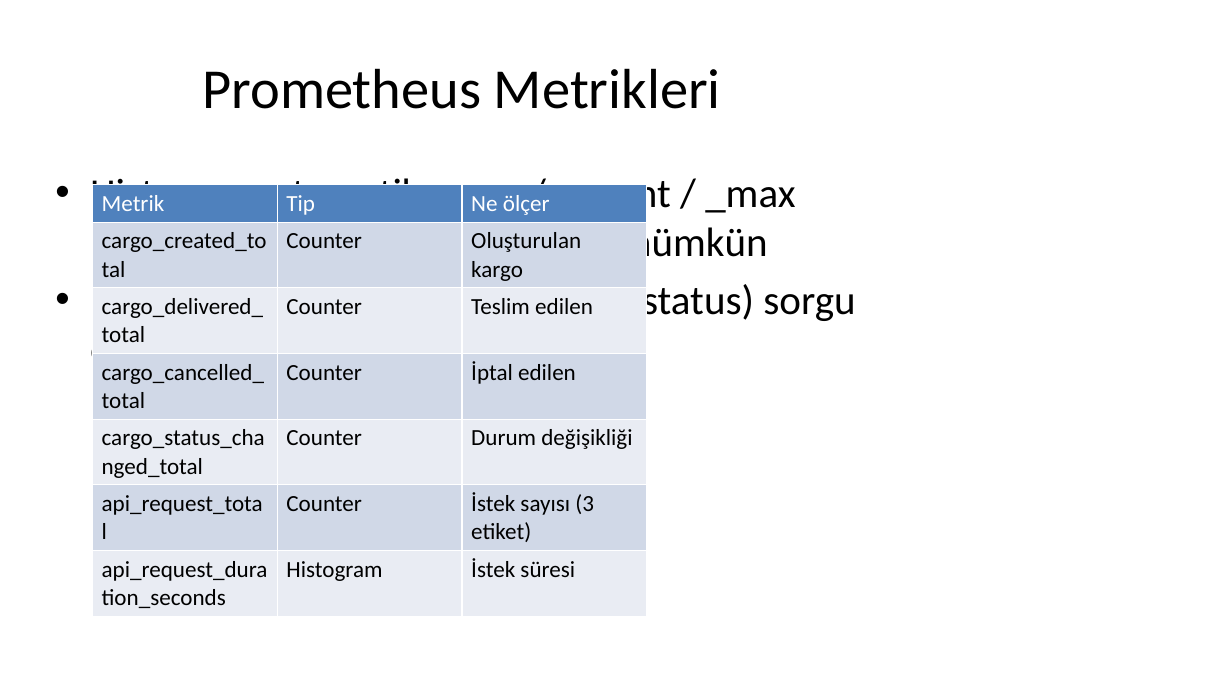
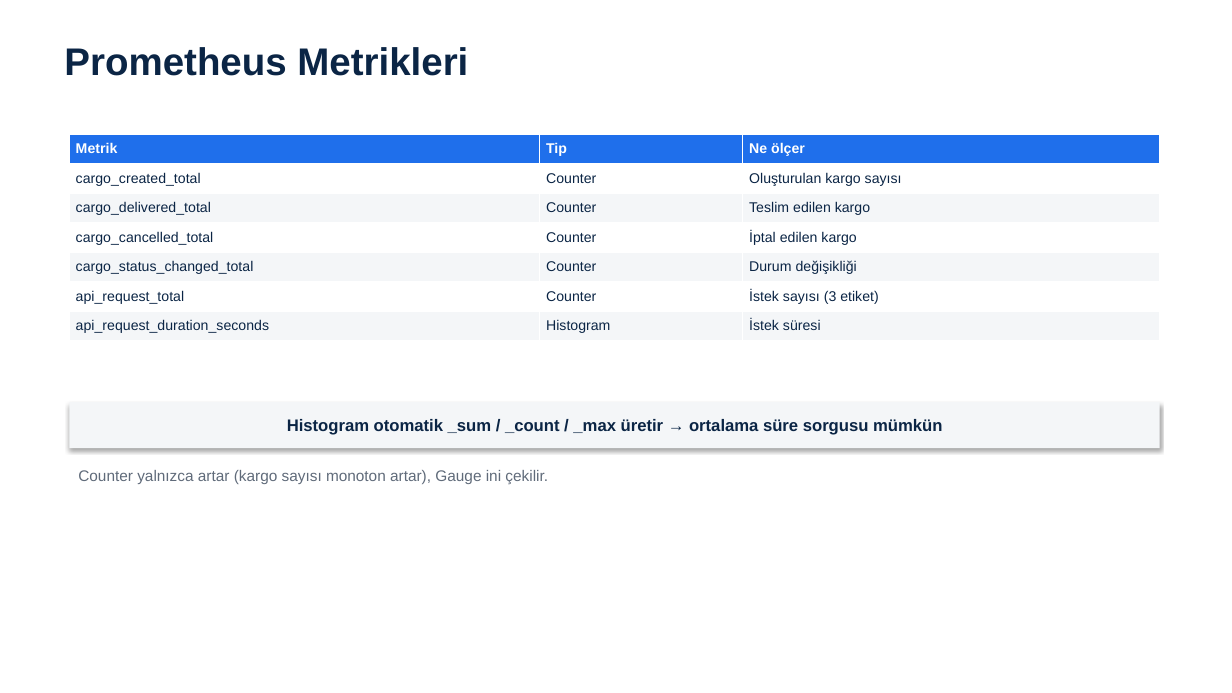
Before and after one commit to ErdemEmin/cargo-tracking, a slide deck: slide 7 of Kargo_Takip_Sistemi_Sunum.pptx. Drawn at 1232x693 pixels with LibreOffice and Linux fonts; fonts in the diff are those of the drawing. Boxes give left, top, right and bottom in pixels: in the first picture for what was removed or moved away, otherwise in the second. Text is boxed around its words. In the diff, an @@ line names an element or a change of style, - is before the commit and + after.

```diff
--- a/Kargo_Takip_Sistemi_Sunum.pptx
+++ b/Kargo_Takip_Sistemi_Sunum.pptx
@@ text "Prometheus Metrikleri": place and size @@
-text "Prometheus Metrikleri" at [202, 68, 721, 109]
+text "Prometheus Metrikleri" at [64, 47, 468, 76]
@@ text "Prometheus Metrikleri" at [64, 47, 468, 76]: size 44 to 30 pt, font Calibri to Arial, text colour #000000 to #0B2545, bold on; alignment centre to left; vertical alignment middle to top @@
@@ table at [69, 134, 1160, 341] @@
-row 2, column 3: Oluşturulan kargo
+row 2, column 3: Oluşturulan kargo sayısı
-row 3, column 3: Teslim edilen
+row 3, column 3: Teslim edilen kargo
-row 4, column 3: İptal edilen
+row 4, column 3: İptal edilen kargo
@@ fill #4F81BD to #1F6FEB in row 1 @@
@@ fill #D0D8E8 to #FFFFFF in 9 cells @@
@@ fill #E9EDF4 to #F4F6F8 in 9 cells @@
@@ size 18 to 11 pt, font Calibri to Arial in "Metrik", "Tip", "Ne ölçer", "cargo_created_total" and 14 more places @@
@@ bold on in "Metrik", "Tip", "Ne ölçer" @@
@@ text colour #000000 to #0B2545 in "cargo_created_total", "Counter", "cargo_delivered_total", "Counter" and 11 more places @@
@@ table: place and size @@
-table at [92, 185, 647, 612]
+table at [69, 134, 1160, 341]
@@ text removed at [90, 173, 855, 373] @@
-• Histogram otomatik _sum / _count / _max üretir → ortalama süre sorgusu mümkün
-• Etiket seçimi (method, endpoint, status) sorgu esnekliği sağlar
@@ rectangle added at [69, 402, 1160, 448], fill #F4F6F8, 13 pt, text #0B2545, bold @@
+Histogram otomatik _sum / _count / _max üretir → ortalama süre sorgusu mümkün
@@ text added at [78, 470, 548, 484], 12 pt, text #606B7A @@
+Counter yalnızca artar (kargo sayısı monoton artar), Gauge ini çekilir.
```
Also in this commit, not shown: 11 other slides changed, 3 other files.
